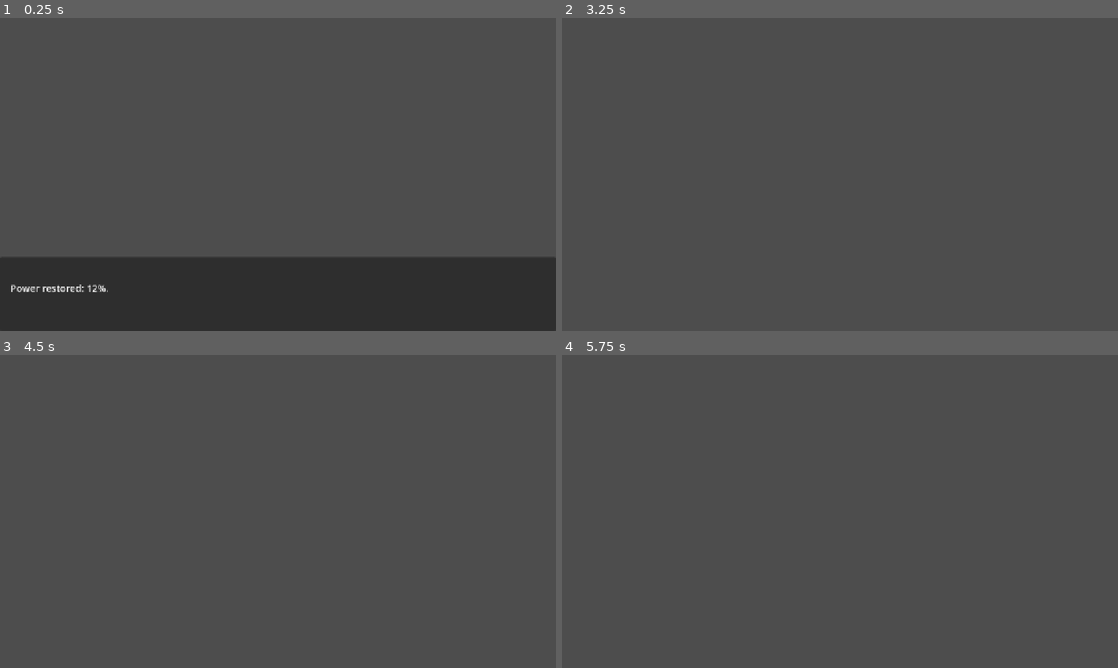
Above: before the commit, frames 1-4 (two rows, left to right).
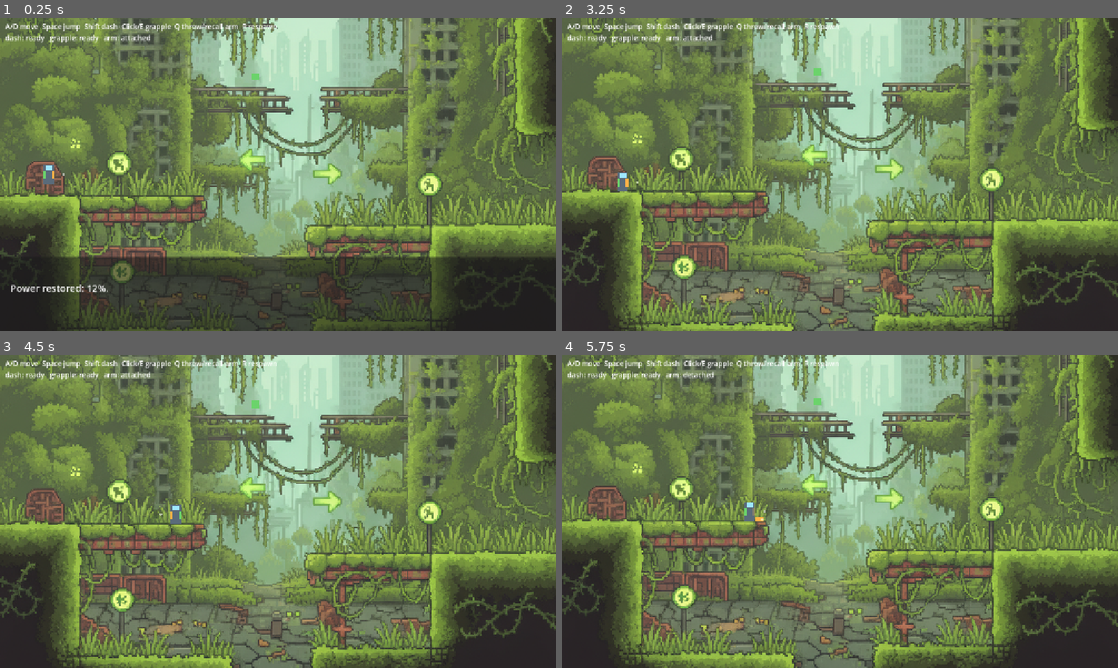
Above: after the commit, the same moments.

Repository: DanishHelmy/GameJam1
Game: Godot game, scene res://scenes/main.tscn
The game is run twice, just before and just after one commit, with the same random seed, the same clock (stepped at 60 frames per second) and the same inputs.
Inputs (mouse positions are in pixels of both pictures, inside the frame that each line leads up to):
- Up to frame 1 (0.25 s): no input
- Up to frame 2 (3.25 s): tap Enter (ui_accept) at 0.5, 2 s; move the mouse to (962, 158) at 0.52 s; hold D (right, bound only after the commit) 0.53-2.03 s; tap Shift (dash, bound only after the commit) at 0.6 s; click (962, 158) at 0.67 s; tap Space (jump, bound only after the commit) at 0.77, 1.52, 3.02 s; tap R (restart, bound only after the commit) at 1.25, 2.75 s; move the mouse to (728, 190) at 1.27 s; tap Q (detach, bound only after the commit) at 1.35 s; move the mouse to (895, 105) at 2.02 s; hold A (left, bound only after the commit) 2.03-2.78 s; hold E (grapple, bound only after the commit) 2.03-2.78 s; move the mouse to (812, 237) at 2.77 s; hold D (right, bound only after the commit) from 2.78 s (still down); tap Z at 2.85 s; click (812, 237) at 2.92 s
- Up to frame 3 (4.5 s): move the mouse to (444, 558) at 3.52 s; tap X at 3.6 s; tap Space (jump, bound only after the commit) at 3.77 s; move the mouse to (111, 464) at 4.27 s; release D (right, bound only after the commit) at 4.28 s; hold A (left, bound only after the commit) from 4.28 s (still down); tap V at 4.35 s
- Up to frame 4 (5.75 s): tap Space (jump, bound only after the commit) at 4.52 s; move the mouse to (867, 511) at 5.02 s; release A (left, bound only after the commit) at 5.03 s; hold D (right, bound only after the commit) from 5.03 s (still down); tap C at 5.1 s; click (867, 511) at 5.17 s

The runs differ from the first frame. In frame 1, 68% of the frame differs, in the area x 0-100%, y 0-100%; in frame 2, 84%; in frame 3, 84%; in frame 4, 84%.

Commit message:
Wire dialogue intro into Level 1, make Level 1 the main scene, update design doc
Co-Authored-By: Claude Code <noreply@anthropic.com>

Diff:
--- a/scenes/main.tscn
+++ b/scenes/main.tscn
@@ -1,7 +1,7 @@
-[gd_scene format=3]
+[gd_scene load_steps=2 format=3]
 
-[ext_resource type="PackedScene" path="res://scenes/dialogue_box.tscn" id="1"]
+[ext_resource type="PackedScene" path="res://scenes/level1.tscn" id="1"]
 
 [node name="Main" type="Node2D"]
 
-[node name="DialogueBox" parent="." instance=ExtResource("1")]
+[node name="Level1" parent="." instance=ExtResource("1")]
--- a/scripts/level1.gd
+++ b/scripts/level1.gd
@@ -60,6 +60,12 @@
 	cam.limit_bottom = int(1040 * K)
 	player.add_child(cam)
 
+	# Chapter 0 intro dialogue (teammates' dialogue box); player is frozen until it ends
+	var dlg = preload("res://scenes/dialogue_box.tscn").instantiate()
+	player.set_physics_process(false)
+	dlg.finished.connect(func(): player.set_physics_process(true))
+	add_child(dlg)
+
 	var layer := CanvasLayer.new()
 	hud = Label.new()
 	hud.position = Vector2(12, 8)
Not shown, changed: docs/design.md
